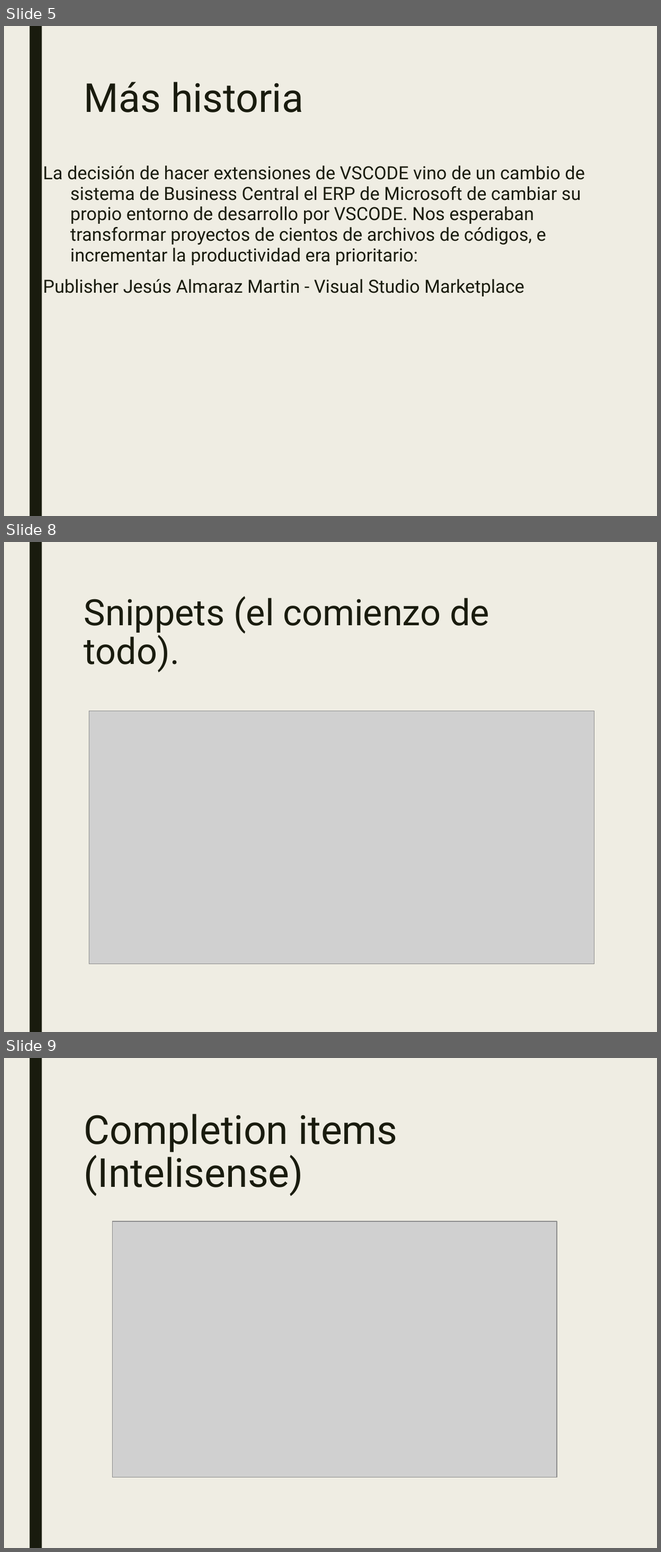
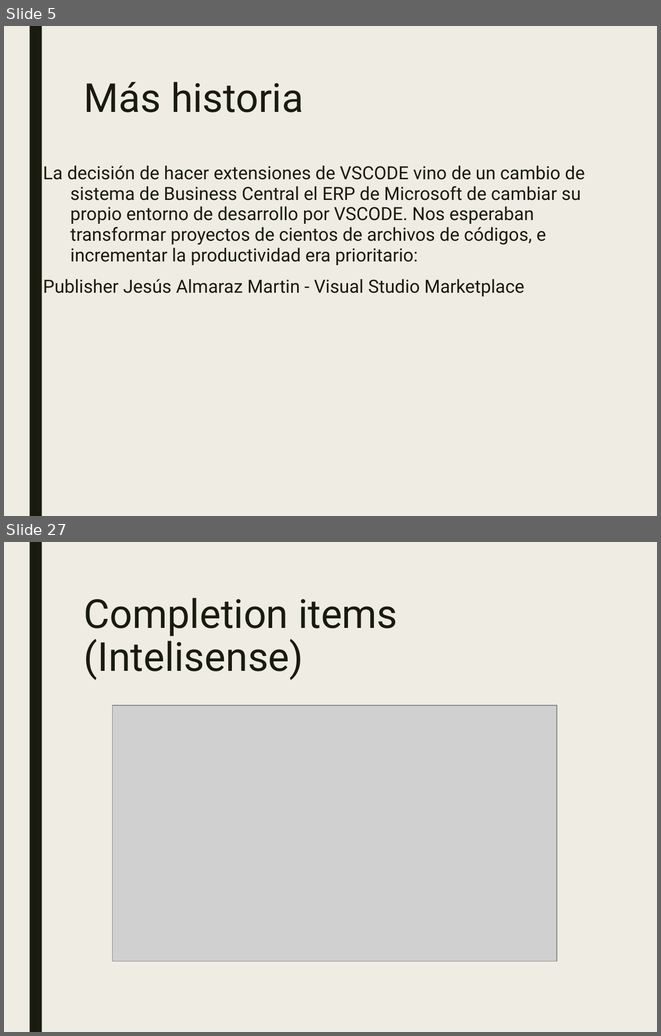
Before and after one commit to JalmarazMartn/dotnetrioja1, a slide deck: VSCODE Extensiones.ppt. Shown one above the other, each under a label of ours: slides 5, 8 and 9 before the commit, slides 5 and 27 after it; the slides between them are not shown. The pictures are 661x1552 and 661x1036 pixels, drawn with LibreOffice and Linux fonts; fonts in the diff are those of the drawing; grey boxes stand for pictures. Boxes give left, top, right and bottom in pixels: in the first picture for what was removed or moved away, otherwise in the second. Text is boxed around its words. In the diff, an @@ line names an element or a change of style, - is before the commit and + after.

```diff
--- a/VSCODE Extensiones.ppt
+++ b/VSCODE Extensiones.ppt
@@ slide 8 removed at (4,542,657,1032), background #EFEDE3; not listed: 1 template element that a slide beside it also shows @@
@@ title removed at (84,596,489,672) @@
-Snippets (el comienzo de todo).
@@ picture removed at (89,711,593,963) @@
@@ what was slide 9 is now slide 27 @@
```
Also in this commit, not shown: 5 slides changed, 3 slides added, 1 other slide removed, 1 other file.
